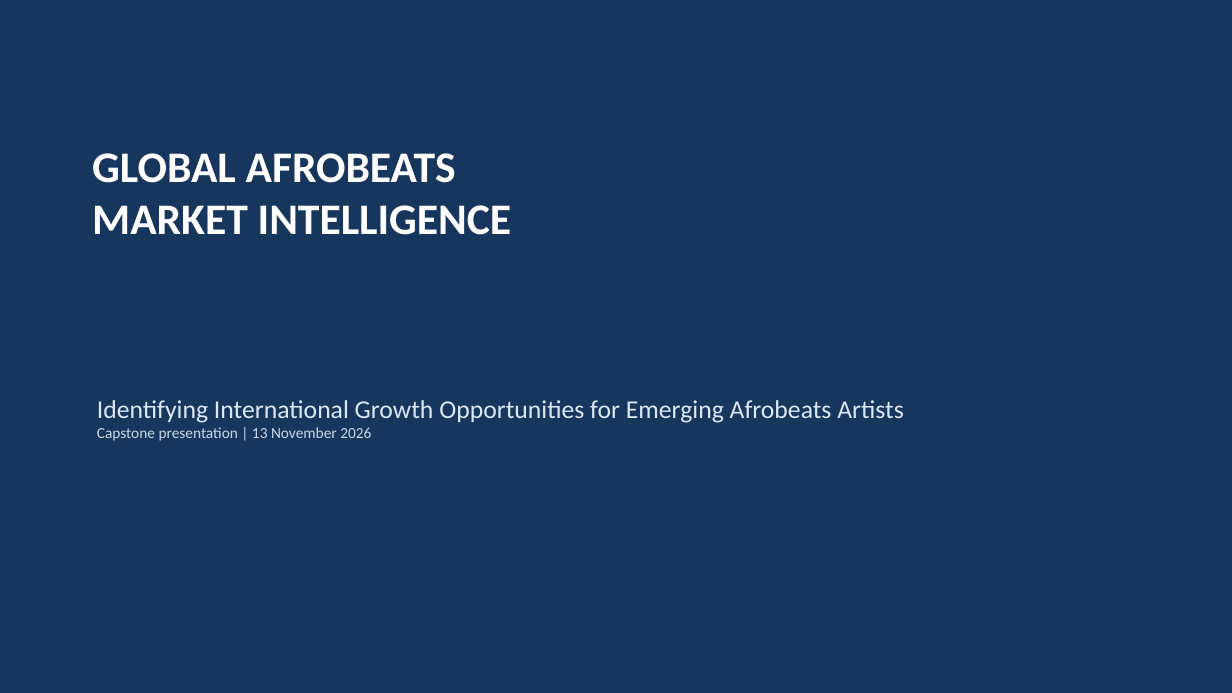
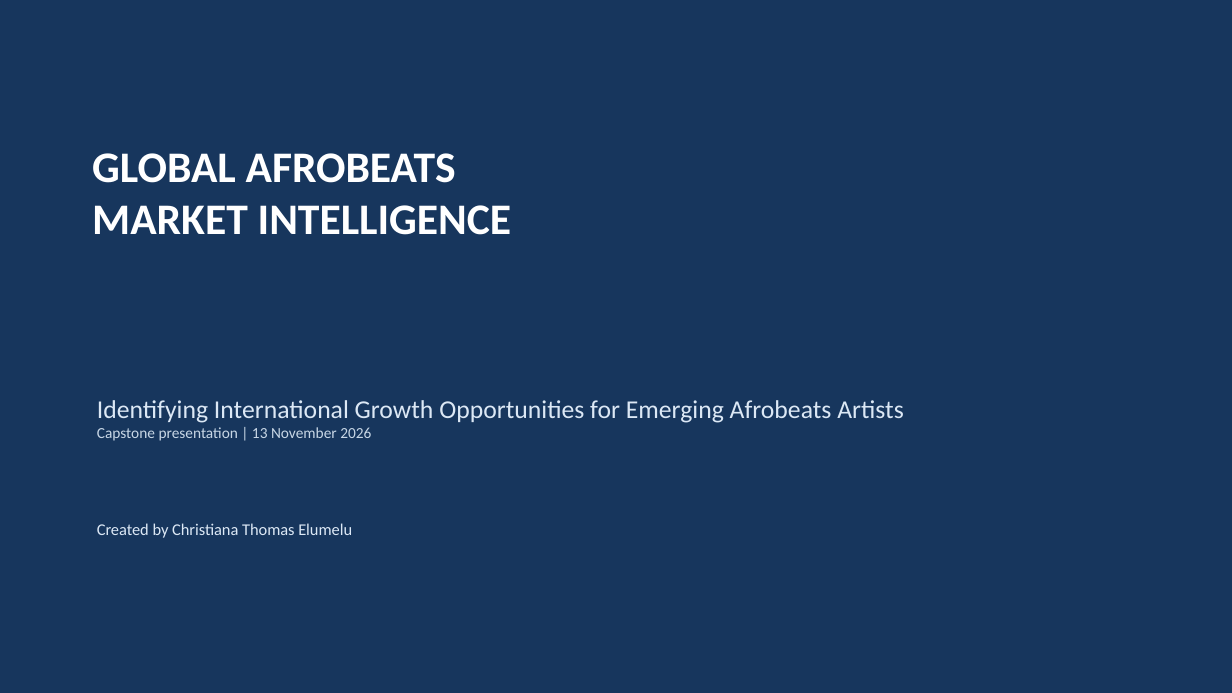
Before and after one commit to BigestTee/Global-Afrobeat-Market-intelligence, a slide deck: slide 1 of Presentation/Afrobeats_Global_Market_Intelligence_Capstone_Presentation.pptx. Drawn at 1232x693 pixels with LibreOffice and Linux fonts; fonts in the diff are those of the drawing. Boxes give left, top, right and bottom in pixels: in the first picture for what was removed or moved away, otherwise in the second. Text is boxed around its words. In the diff, an @@ line names an element or a change of style, - is before the commit and + after.

```diff
--- a/Presentation/Afrobeats_Global_Market_Intelligence_Capstone_Presentation.pptx
+++ b/Presentation/Afrobeats_Global_Market_Intelligence_Capstone_Presentation.pptx
@@ text added at [97, 523, 352, 538], 12.8 pt, text #DCE8F5 @@
+Created by Christiana Thomas Elumelu
```
Also in this commit, not shown: 4 other files.
